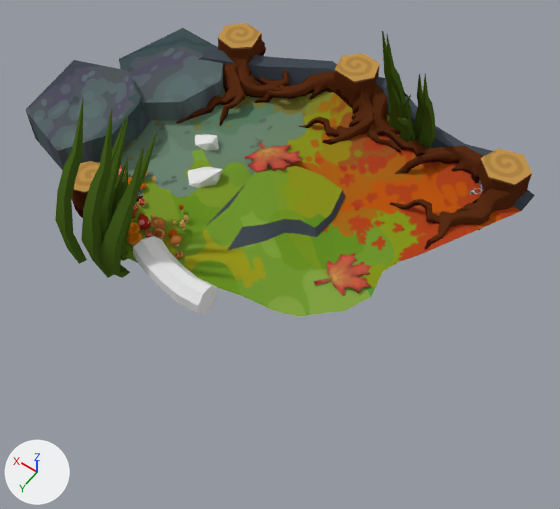
The Blender file Models/level.blend, before and after one commit.
The view is the same before and after, from a camera (50 mm lens) standing at (-146.0, 286.0, 387.0) and looking at (30.0, 39.0, -1.0). The lights are fixed; the arrows at lower left show +X, +Y and +Z.

Script lines for the objects in view, before the commit:
```python
ob_bush = bpy.data.objects.new('bush', me_cube_113)
ob_bush.location = (-74.5, 123.6, -30.1)
ob_bush.scale = (5.79, 5.79, 5.79)
ob_cylinder_009 = bpy.data.objects.new('Cylinder.009', me_cylinder_034)
ob_cylinder_009.location = (153.9, -106.4, 14.0)
ob_cylinder_009.rotation_euler = (-0.0626, 0.0114, 1.477)  # degrees (-3.6, 0.7, 85)
ob_cylinder_009.scale = (10.9, 10.9, 10.9)
ob_pine1 = bpy.data.objects.new('pine1', me_icosphere_086)
ob_pine1.location = (-98.1, 70.5, -30.1)
ob_pine1.scale = (5.79, 5.79, 5.79)
ob_pine2 = bpy.data.objects.new('pine2', me_icosphere_087)
ob_pine2.location = (-81.6, 102.4, -30.1)
ob_pine2.scale = (5.79, 5.79, 5.79)
ob_rock1 = bpy.data.objects.new('rock1', me_icosphere_090)
ob_rock1.location = (-65.5, 110.8, -30.1)
ob_rock1.scale = (5.79, 5.79, 5.79)
ob_rock2 = bpy.data.objects.new('rock2', me_icosphere_091)
ob_rock2.location = (-69.6, 63.3, -30.1)
ob_rock2.scale = (5.79, 5.79, 5.79)
ob_rock3 = bpy.data.objects.new('rock3', me_icosphere_092)
ob_rock3.location = (-61.7, 68.6, -30.1)
ob_rock3.scale = (5.79, 5.79, 5.79)
ob_tree1 = bpy.data.objects.new('tree1', me_icosphere_088)
ob_tree1.location = (-33.2, 100.3, -30.1)
ob_tree1.scale = (5.79, 5.79, 5.79)
ob_tree2 = bpy.data.objects.new('tree2', me_icosphere_089)
ob_tree2.location = (-45.9, 54.9, -16.9)
ob_tree2.scale = (5.79, 5.79, 5.79)
# also in view: 'Cylinder.003' at (99.0, -98.0, 12.0); 'Cylinder.008' at (145.0, -95.0, 14.0); 'Leaf -col' at (84.0, -25.0, 2.0); 'Cylinder.002' at (206.0, 25.0, 16.0); 'Cube.023' at (151.0, 91.0, 37.0)
```
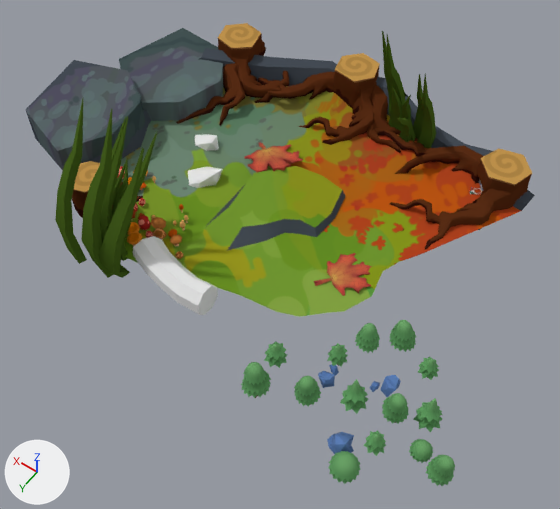
Patch to the scene script:
```diff
--- a/Models/level.blend.py
+++ b/Models/level.blend.py
@@ ob_pine1 @@
 ob_pine1.scale = (5.79, 5.79, 5.79)
-ob_pine1.hide_set(True)  # its collection is switched off
@@ ob_pine2 @@
 ob_pine2.scale = (5.79, 5.79, 5.79)
-ob_pine2.hide_set(True)  # its collection is switched off
@@ ob_tree1 @@
 ob_tree1.scale = (5.79, 5.79, 5.79)
-ob_tree1.hide_set(True)  # its collection is switched off
@@ ob_tree2 @@
 ob_tree2.scale = (5.79, 5.79, 5.79)
-ob_tree2.hide_set(True)  # its collection is switched off
@@ ob_bush @@
 ob_bush.scale = (5.79, 5.79, 5.79)
-ob_bush.hide_set(True)  # its collection is switched off
@@ ob_rock1 @@
 ob_rock1.scale = (5.79, 5.79, 5.79)
-ob_rock1.hide_set(True)  # its collection is switched off
@@ ob_rock2 @@
 ob_rock2.scale = (5.79, 5.79, 5.79)
-ob_rock2.hide_set(True)  # its collection is switched off
@@ ob_rock3 @@
 ob_rock3.scale = (5.79, 5.79, 5.79)
-ob_rock3.hide_set(True)  # its collection is switched off
@@ ob_pine1_001 @@
 ob_pine1_001.scale = (5.79, 5.79, 5.79)
-ob_pine1_001.hide_set(True)  # its collection is switched off
@@ ob_pine2_001 @@
 ob_pine2_001.scale = (5.79, 5.79, 5.79)
-ob_pine2_001.hide_set(True)  # its collection is switched off
@@ ob_tree1_001 @@
 ob_tree1_001.scale = (5.79, 5.79, 5.79)
-ob_tree1_001.hide_set(True)  # its collection is switched off
@@ ob_tree2_001 @@
 ob_tree2_001.scale = (6.5, 6.5, 6.5)
-ob_tree2_001.hide_set(True)  # its collection is switched off
@@ ob_rock2_001 @@
 ob_rock2_001.scale = (5.79, 5.79, 5.79)
-ob_rock2_001.hide_set(True)  # its collection is switched off
@@ ob_rock3_001 @@
 ob_rock3_001.scale = (5.79, 5.79, 5.79)
-ob_rock3_001.hide_set(True)  # its collection is switched off
@@ ob_tree1_002 @@
 ob_tree1_002.scale = (5.79, 5.79, 5.79)
-ob_tree1_002.hide_set(True)  # its collection is switched off
@@ ob_bush_001 @@
 ob_bush_001.scale = (4.37, 4.37, 4.37)
-ob_bush_001.hide_set(True)  # its collection is switched off
@@ ob_tree1_003 @@
 ob_tree1_003.scale = (6.5, 6.5, 6.5)
-ob_tree1_003.hide_set(True)  # its collection is switched off
@@ ob_pine2_002 @@
 ob_pine2_002.scale = (5.79, 5.79, 5.79)
-ob_pine2_002.hide_set(True)  # its collection is switched off
@@ ob_pine2_003 @@
 ob_pine2_003.scale = (6.5, 6.5, 6.5)
-ob_pine2_003.hide_set(True)  # its collection is switched off
```

Boxes (x1, y1, x2, y2) around the edits, measured in the pictures (560 x 509 px):
'bush', shown (green)
    after: (328, 451, 360, 484)
'tree1.003', shown (green)
    after: (241, 362, 271, 398)
'tree1.002', shown (green)
    after: (426, 455, 455, 486)
'tree2.001', shown (green)
    after: (389, 320, 416, 352)
'tree1.001', shown (green)
    after: (382, 393, 409, 424)
'pine1', shown (green)
    after: (413, 398, 442, 432)
'tree1', shown (green)
    after: (294, 376, 321, 407)
'pine1.001', shown (green)
    after: (340, 379, 368, 414)
'tree2', shown (green)
    after: (355, 323, 380, 353)
'rock1', shown (blue)
    after: (327, 432, 354, 454)
'bush.001', shown (green)
    after: (409, 439, 433, 463)
'pine2.003', shown (green)
    after: (264, 341, 287, 368)
'pine2', shown
    after: (363, 430, 386, 456)
'pine2.001', shown
    after: (418, 357, 439, 380)
'pine2.002', shown
    after: (327, 343, 348, 367)
'rock2', shown
    after: (381, 375, 401, 397)
'rock2.001', shown
    after: (318, 371, 335, 388)
'rock3', shown
    after: (370, 381, 380, 392)
'rock3.001', shown
    after: (329, 365, 339, 376)
